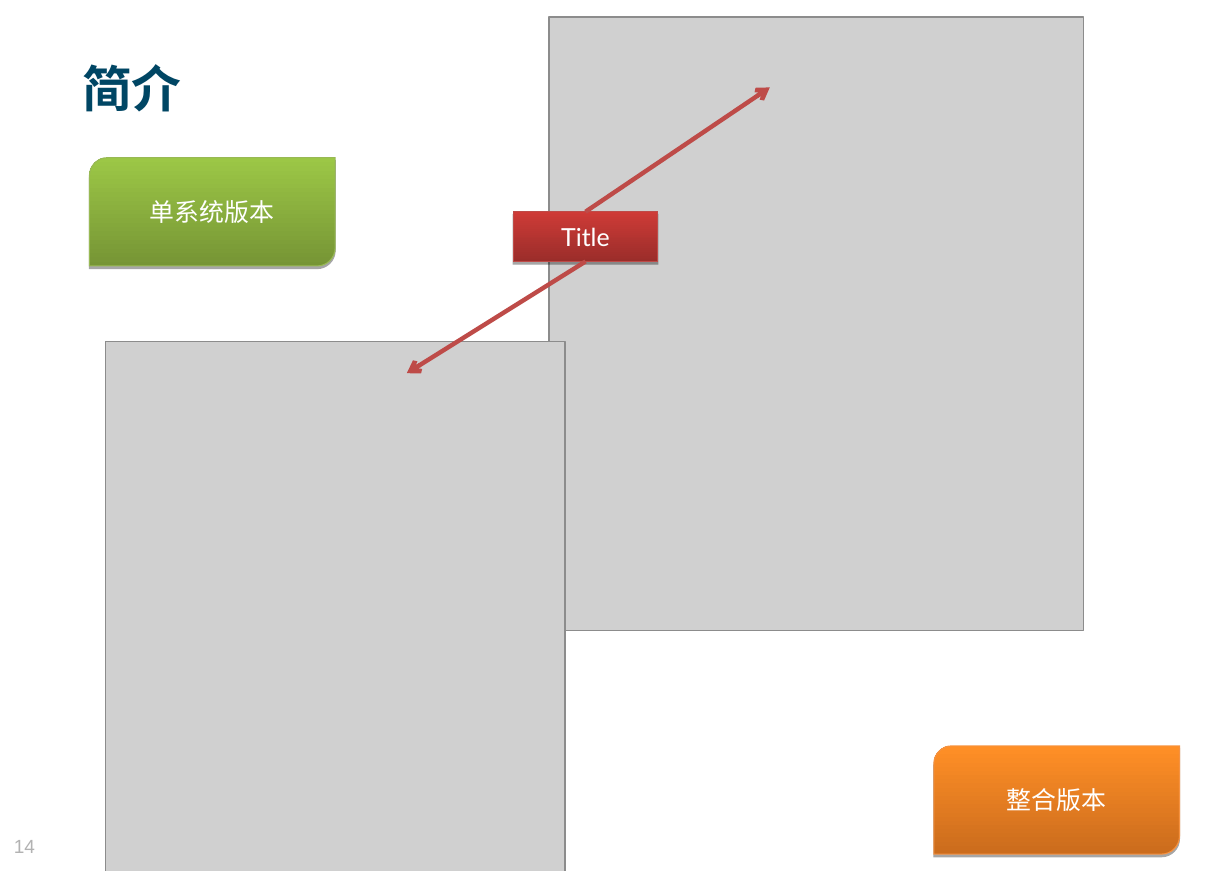
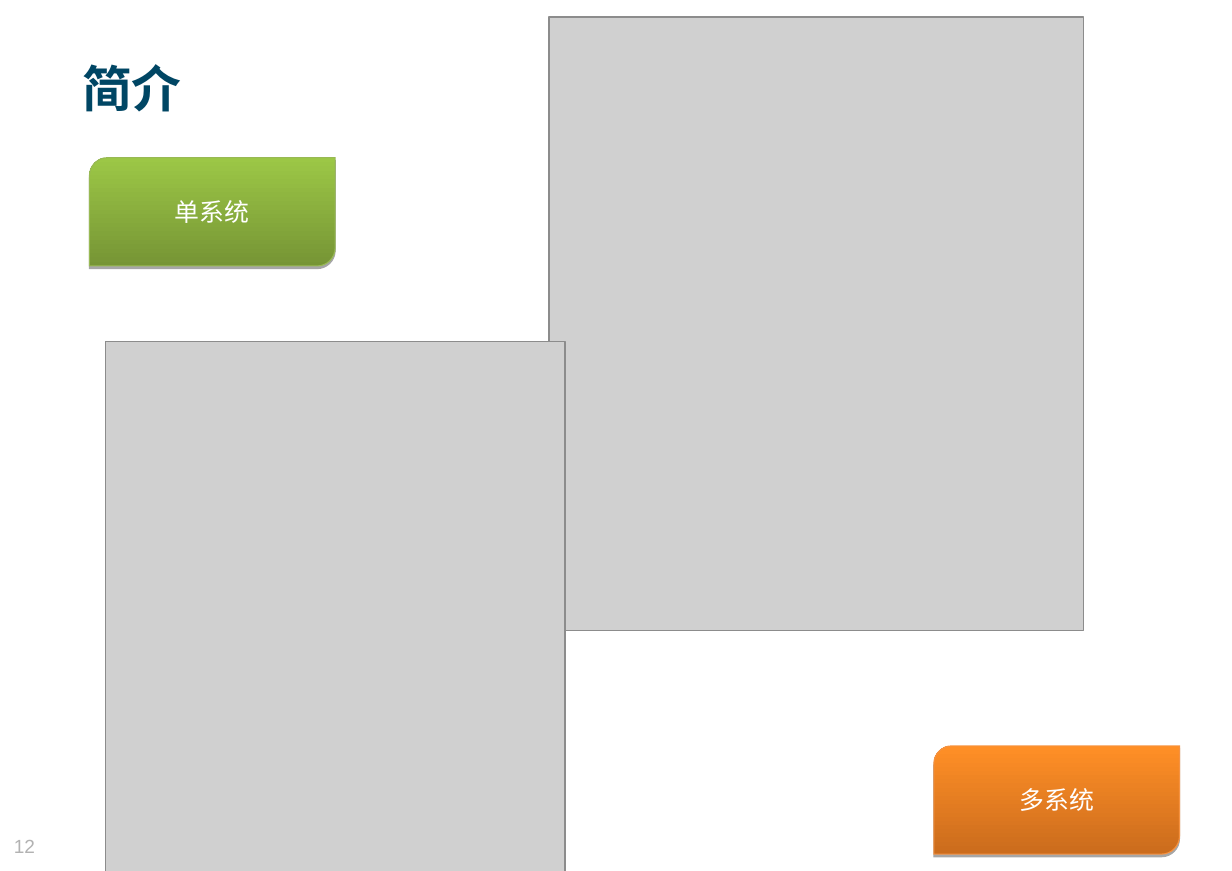
Before and after one commit to MosesZhu/Cube, a slide deck: slide 12 of Document/New Webframework Introduction.ppt (slide 14 before the commit). Drawn at 1232x871 pixels with LibreOffice and Linux fonts; fonts in the diff are those of the drawing; grey boxes stand for pictures; background and template pictures are left out. Boxes give left, top, right and bottom in pixels: in the first picture for what was removed or moved away, otherwise in the second. Text is boxed around its words. In the diff, an @@ line names an element or a change of style, - is before the commit and + after.

```diff
--- a/Document/New Webframework Introduction.ppt
+++ b/Document/New Webframework Introduction.ppt
@@ arrow removed from (586, 212) to (770, 87) @@
@@ text in freeform shape at <box>175,200,250,223</box>: text changed @@
-单系统版本
+单系统
@@ rectangle removed at <box>513,212,658,261</box> @@
-Title
@@ arrow removed from (586, 261) to (407, 373) @@
@@ text in freeform shape at <box>1019,788,1094,811</box>: text changed @@
-整合版本
+多系统
@@ page number at <box>14,840,35,853</box>: text changed @@
-14
+12
```
Also in this commit, not shown: 10 other slides changed, 2 slides added, 4 slides removed, 12 other files.
